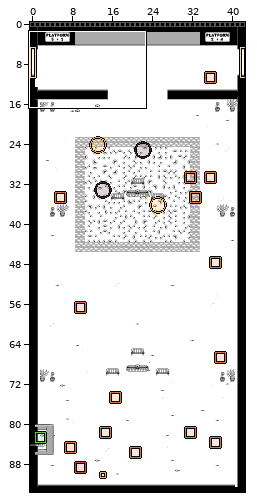
Two states of a LDtk project, source/levels.ldtk. Above: a wide view before the commit, with the close-up outlined.
Close-up. Earlier state:
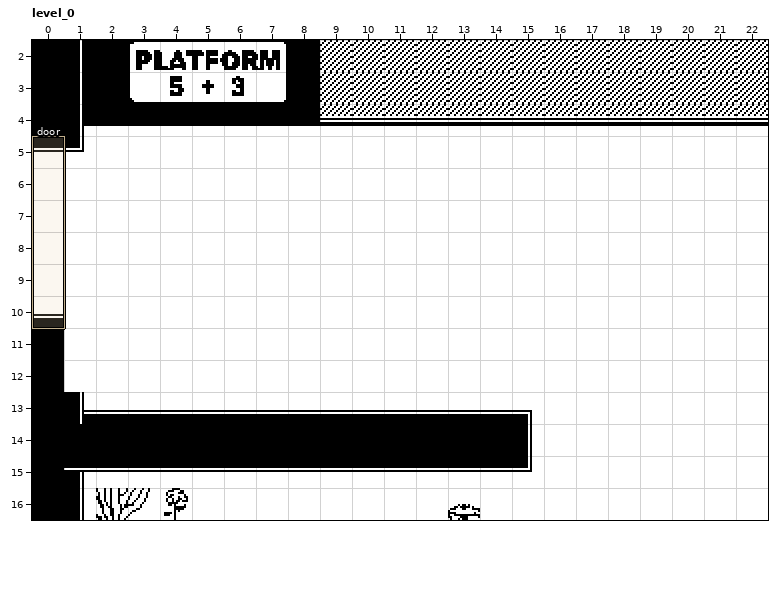
Cells are 16x16 px. Shown: level_0 x 0..22, y 2..16. The commit also changed other parts of the map, which this record leaves out.
And afterwards:
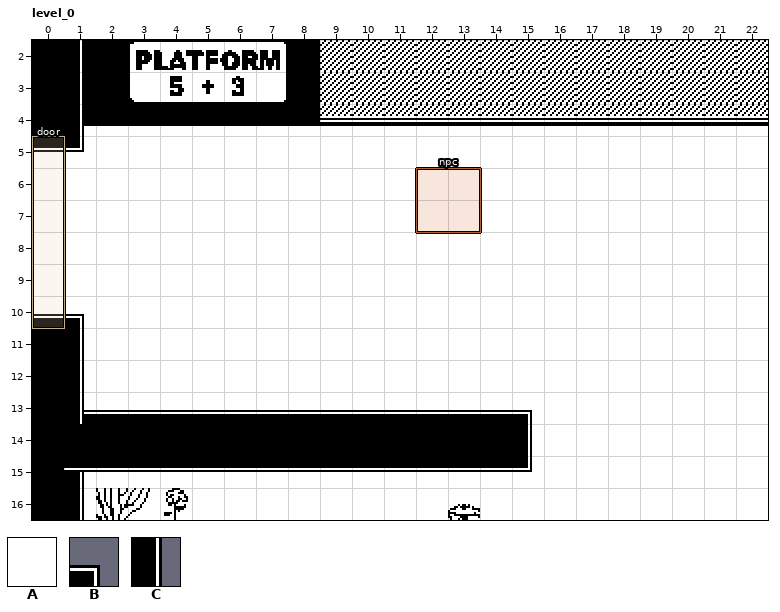
Key: from "tilemap": A 5, B 8, C 18.
_ is an empty cell, # one hidden under a higher layer.
Objects are placed by their top-left corner, in cells (3,4 is the top-left corner of cell 3,4); size is 1x1 cell unless given.
The exact change:
Layer "walls":
y 10: x 1 # -> _
Layer "tiles":
y 10: x 1 A -> B
y 11..12: x 1 A -> C
Layer "entities":
added: "npc" rectangle at 12,6 size 2x2
